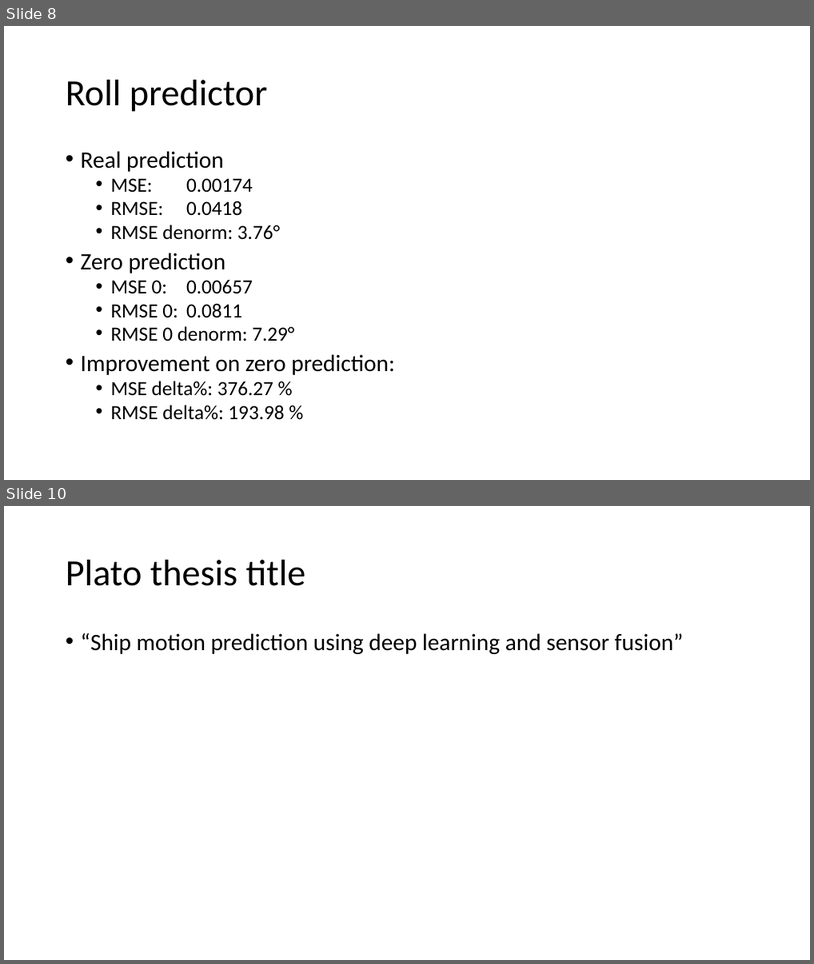
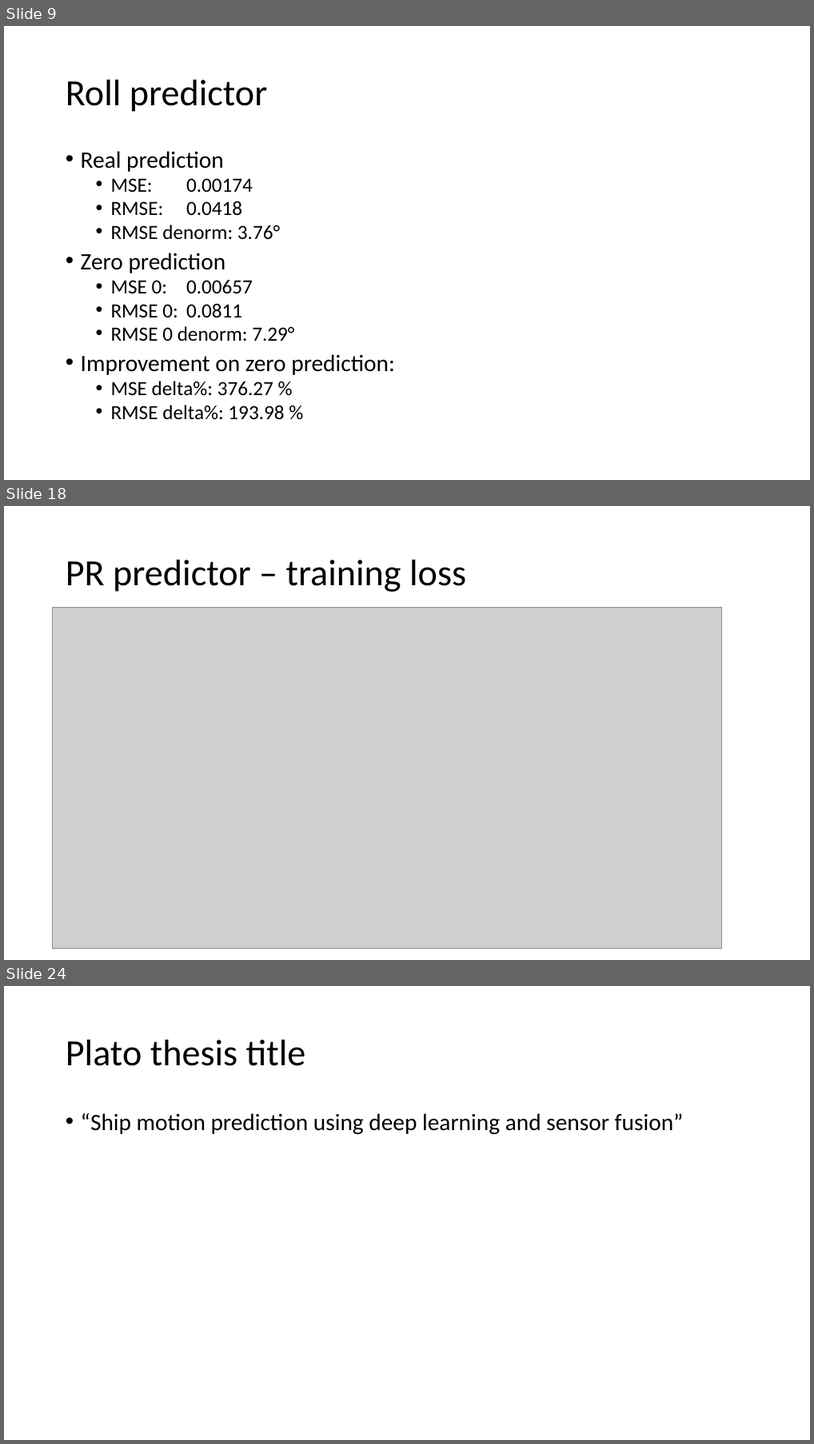
Before and after one commit to lancedw/3D-state-prediction-for-surface-vessels-using-IMU-data-and-images, a slide deck: Documentation/Presentations/Meeting 25-03-22.pptx. Shown one above the other, each under a label of ours: slides 8 and 10 before the commit, slides 9, 18 and 24 after it; the slides between them are not shown. The pictures are 814x964 and 814x1444 pixels, drawn with LibreOffice and Linux fonts; fonts in the diff are those of the drawing; grey boxes stand for pictures. Boxes give left, top, right and bottom in pixels: in the first picture for what was removed or moved away, otherwise in the second. Text is boxed around its words. In the diff, an @@ line names an element or a change of style, - is before the commit and + after.

```diff
--- a/Documentation/Presentations/Meeting 25-03-22.pptx
+++ b/Documentation/Presentations/Meeting 25-03-22.pptx
@@ slide 18 added at (4, 506, 810, 960), background #FFFFFF @@
@@ title added at (66, 560, 466, 592), 44 pt, text #000000 @@
+PR predictor – training loss
@@ picture added at (52, 607, 722, 948) @@
@@ what was slide 8 is now slide 9 @@
@@ what was slide 10 is now slide 24 @@
```
Also in this commit, not shown: 2 slides changed, 13 other slides added, 9 other files.
